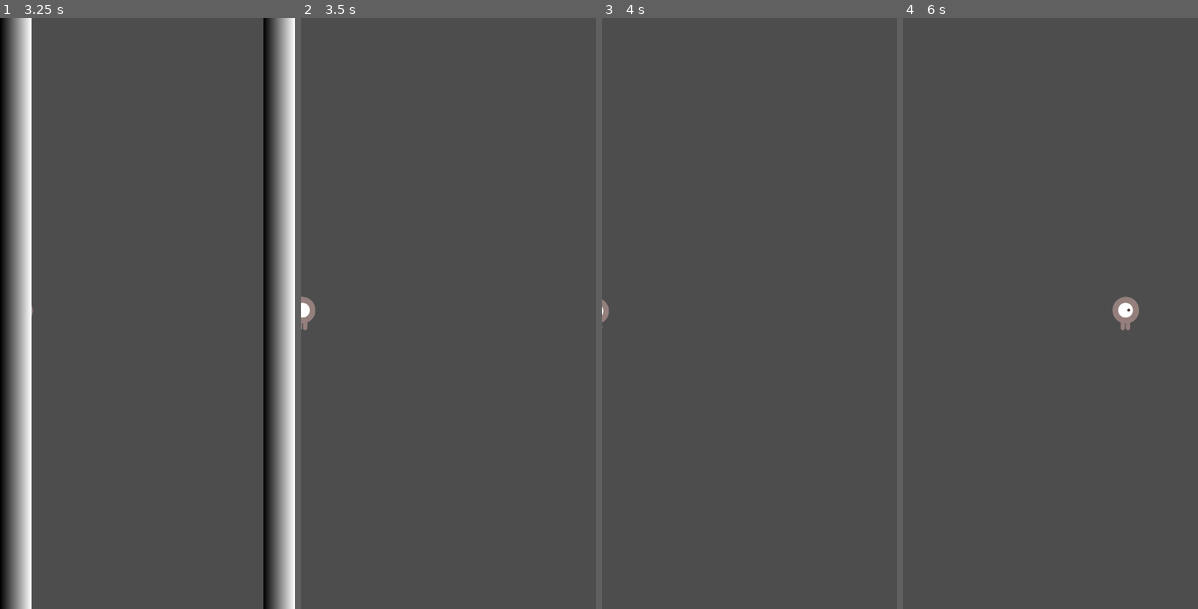
Above: before the commit, frames 1-4 (left to right).
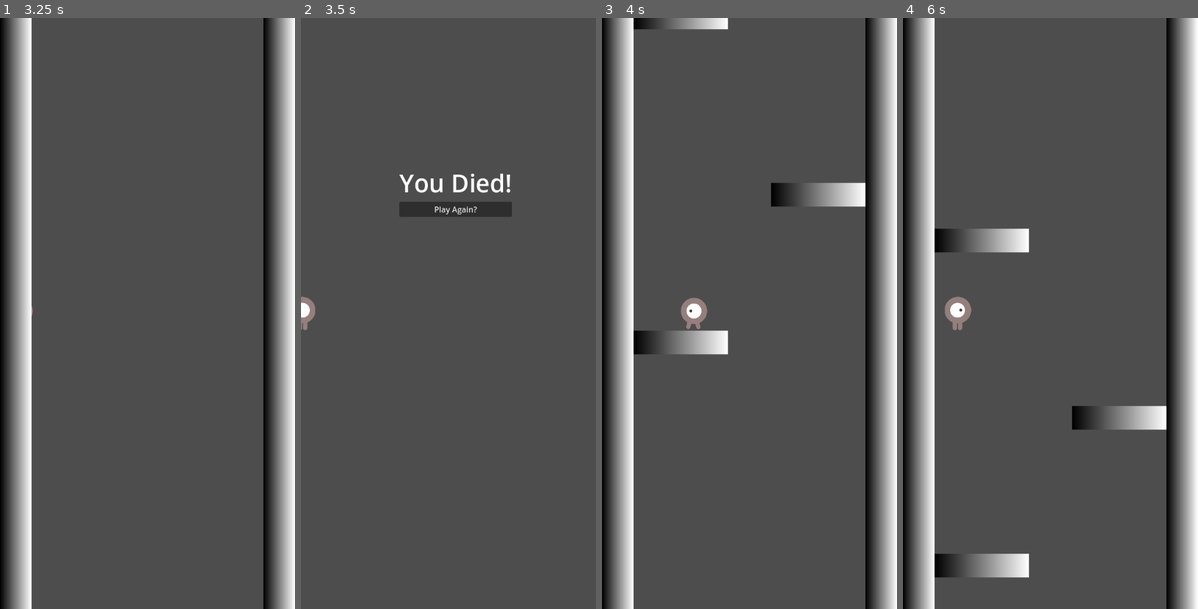
Above: after the commit, the same moments.

Repository: davis118/Final-Toy
Game: Godot game, scene res://map.tscn
Two runs of this game, one before a commit and one after it. Both use one fixed random seed, a clock stepped at 60 frames per second and the inputs below.
Inputs (mouse positions are in pixels of both pictures, inside the frame that each line leads up to):
- Up to frame 1 (3.25 s): hold Right (move_right) 0.53-2.03 s; tap Up (move_up) at 0.77, 1.52, 3.02 s; tap Enter at 2 s; hold Left (move_left) 2.03-2.78 s; hold Right (move_right) from 2.78 s (still down)
- Up to frame 2 (3.5 s): keep holding Right (move_right)
- Up to frame 3 (4 s): release Right (move_right) at 3.5 s; click (755, 207) at 3.5 s, where only the run after the commit has a clickable "Play Again?"
- Up to frame 4 (6 s): hold Right (move_right) 4.28-5.03 s; tap Up (move_up) at 4.52, 5.27 s; hold Left (move_left) 5.03-5.78 s; hold Right (move_right) from 5.78 s (still down)

Frame 1 is identical in both runs. In frame 2, 1.4% of the frame differs, in the area x 33-72%, y 26-34%; in frame 3, 20%; in frame 4, 21%, in the area x 0-100%, y 0-100%.

Commit message:
death screen
yep

Diff:
--- /dev/null
+++ b/First Toy/game.gd
@@ -0,0 +1,26 @@
+extends Node2D
+
+
+# Called when the node enters the scene tree for the first time.
+func _ready():
+	pass # Replace with function body.
+
+
+# Called every frame. 'delta' is the elapsed time since the previous frame.
+func _process(delta):
+	pass
+
+
+func _on_button_pressed():
+	$CharacterBody2D.reset()
+	for i in $walls.get_children():
+		i.reset()
+	for i in $platforms.get_children():
+		i.reset()
+	get_tree().get_first_node_in_group	("gameover").visible = false
+
+	pass # Replace with function body.
+
+func death():
+	print("hello")
+	get_tree().get_first_node_in_group("gameover").visible = true
--- a/First Toy/map.tscn
+++ b/First Toy/map.tscn
@@ -1,5 +1,6 @@
-[gd_scene load_steps=5 format=3 uid="uid://ca815odk1hm7l"]
+[gd_scene load_steps=6 format=3 uid="uid://ca815odk1hm7l"]
 
+[ext_resource type="Script" path="res://game.gd" id="1_xb43t"]
 [ext_resource type="PackedScene" uid="uid://bqsaylu8ei41c" path="res://platform.tscn" id="2_5xrao"]
 [ext_resource type="PackedScene" uid="uid://bxyio300bpfif" path="res://player.tscn" id="2_kxxhw"]
 [ext_resource type="AudioStream" uid="uid://52u3k62lfxmd" path="res://Assets/dodge_the_creeps_2d_assets/art/mixkit-fairy-arcade-sparkle-866.wav" id="3_h2xkk"]
@@ -7,47 +8,83 @@
 
 [node name="Node2D" type="Node2D"]
 
-[node name="platform" parent="." instance=ExtResource("2_5xrao")]
-position = Vector2(64, 840)
+[node name="game" type="Node2D" parent="." groups=["game"]]
+script = ExtResource("1_xb43t")
 
-[node name="platform2" parent="." instance=ExtResource("2_5xrao")]
-position = Vector2(344, 540)
-
-[node name="platform3" parent="." instance=ExtResource("2_5xrao")]
-position = Vector2(64, 180)
-
-[node name="CharacterBody2D" parent="." groups=["player"] instance=ExtResource("2_kxxhw")]
+[node name="CharacterBody2D" parent="game" groups=["player"] instance=ExtResource("2_kxxhw")]
 position = Vector2(200, 500)
 
-[node name="Camera2D" type="Camera2D" parent="CharacterBody2D"]
+[node name="Camera2D" type="Camera2D" parent="game/CharacterBody2D"]
 limit_left = 0
 limit_right = 600
 
-[node name="gui" type="Control" parent="CharacterBody2D"]
+[node name="gui" type="Control" parent="game/CharacterBody2D"]
 layout_mode = 3
 anchors_preset = 0
 offset_top = -100.0
 offset_right = 40.0
 offset_bottom = -60.0
 
-[node name="score" type="Control" parent="CharacterBody2D/gui"]
+[node name="score" type="Control" parent="game/CharacterBody2D/gui"]
 anchors_preset = 0
 offset_right = 40.0
 offset_bottom = 40.0
 
-[node name="Label" type="Label" parent="CharacterBody2D/gui/score"]
+[node name="Label" type="Label" parent="game/CharacterBody2D/gui/score"]
 texture_filter = 1
 layout_mode = 0
 offset_right = 105.0
 offset_bottom = 46.0
 theme_override_font_sizes/font_size = 36
 
-[node name="AudioStreamPlayer2D" type="AudioStreamPlayer2D" parent="CharacterBody2D"]
+[node name="AudioStreamPlayer2D" type="AudioStreamPlayer2D" parent="game/CharacterBody2D"]
 stream = ExtResource("3_h2xkk")
 
-[node name="walls" type="Node2D" parent="."]
+[node name="walls" type="Node2D" parent="game"]
 
-[node name="left" parent="walls" instance=ExtResource("3_ypuqv")]
+[node name="left" parent="game/walls" instance=ExtResource("3_ypuqv")]
 
-[node name="right" parent="walls" instance=ExtResource("3_ypuqv")]
+[node name="right" parent="game/walls" instance=ExtResource("3_ypuqv")]
 position = Vector2(536, 2.08165e-12)
+
+[node name="platforms" type="Node2D" parent="game"]
+
+[node name="platform" parent="game/platforms" instance=ExtResource("2_5xrao")]
+position = Vector2(64, 840)
+
+[node name="platform2" parent="game/platforms" instance=ExtResource("2_5xrao")]
+position = Vector2(344, 540)
+
+[node name="platform3" parent="game/platforms" instance=ExtResource("2_5xrao")]
+position = Vector2(64, 180)
+
+[node name="CanvasLayer" type="CanvasLayer" parent="."]
+
+[node name="gameover" type="Control" parent="CanvasLayer" groups=["gameover"]]
+visible = false
+layout_mode = 3
+anchors_preset = 0
+offset_left = 200.0
+offset_top = 300.0
+offset_right = 240.0
+offset_bottom = 340.0
+
+[node name="CenterContainer" type="CenterContainer" parent="CanvasLayer/gameover"]
+layout_mode = 0
+offset_right = 40.0
+offset_bottom = 40.0
+
+[node name="VBoxContainer" type="VBoxContainer" parent="CanvasLayer/gameover/CenterContainer"]
+layout_mode = 2
+
+[node name="Label" type="Label" parent="CanvasLayer/gameover/CenterContainer/VBoxContainer"]
+layout_mode = 2
+theme_override_font_sizes/font_size = 50
+text = "You Died!
+"
+
+[node name="Button" type="Button" parent="CanvasLayer/gameover/CenterContainer/VBoxContainer"]
+layout_mode = 2
+text = "Play Again?"
+
+[connection signal="pressed" from="CanvasLayer/gameover/CenterContainer/VBoxContainer/Button" to="game" method="_on_button_pressed"]
--- a/First Toy/platform.gd
+++ b/First Toy/platform.gd
@@ -7,6 +7,7 @@
 @onready var screen_width = get_viewport().get_visible_rect().size.y
 @onready var screen_height = get_viewport().get_visible_rect().size.y
 @onready var player = get_tree().get_first_node_in_group("player")
+@onready var original = position
 
 # Called when the node enters the scene tree for the first time.
 func _ready():
@@ -25,4 +26,9 @@
 		player.increment_score()
 
 	if get_screen_transform().get_origin().y<-screen_height:
-		queue_free()
+		visible = false
+
+func reset():
+	position = original
+	scale = Vector2(1,1)
+	visible = true
--- a/First Toy/player.gd
+++ b/First Toy/player.gd
@@ -5,6 +5,7 @@
 const JUMP_VELOCITY = -800.0
 
 @onready var screen_width = get_viewport().get_visible_rect().size.x
+@onready var original = position
 
 # Get the gravity from the project settings to be synced with RigidBody nodes.
 var gravity = ProjectSettings.get_setting("physics/2d/default_gravity")
@@ -54,3 +55,8 @@
 	counter += 1
 	$"gui/score/Label".text = str(counter)
 	$AudioStreamPlayer2D.play()
+
+func reset():
+	position = original
+	counter = 0
+	$"gui/score/Label".text = ""
--- a/First Toy/project.godot
+++ b/First Toy/project.godot
@@ -19,6 +19,10 @@
 
 window/size/viewport_width=600
 window/size/viewport_height=1200
+
+[editor_plugins]
+
+enabled=PackedStringArray("res://addons/coi_serviceworker/plugin.cfg")
 
 [input]
 
@@ -45,4 +49,4 @@
 
 [rendering]
 
-renderer/rendering_method="mobile"
+renderer/rendering_method="gl_compatibility"
--- a/First Toy/wall.gd
+++ b/First Toy/wall.gd
@@ -2,6 +2,7 @@
 
 @onready var screen_height = get_viewport().get_visible_rect().size.y
 @onready var screen_width = get_viewport().get_visible_rect().size.x
+@onready var original = position
 
 # Called when the node enters the scene tree for the first time.
 func _ready():
@@ -14,4 +15,9 @@
 		global_position += Vector2(0,-1200)
 
 	if get_screen_transform().get_origin().y<-screen_height:
-		queue_free()
+		visible = false
+		get_tree().get_first_node_in_group("game").death()
+
+func reset():
+	position = original
+	visible = true
Not shown, added: First Toy/addons/coi_serviceworker/coi_export_plugin.gd
Not shown, added: First Toy/addons/coi_serviceworker/coi_plugin.gd
Not shown, added: First Toy/addons/coi_serviceworker/plugin.cfg
Not shown, added: First Toy/build/First Toy.apple-touch-icon.png.import
Not shown, added: First Toy/build/First Toy.icon.png.import
Not shown, added: First Toy/build/First Toy.png.import
Not shown, added: First Toy/export_presets.cfg
Not shown, added: .DS_Store
Not shown, added: First Toy/addons/coi_serviceworker/coi-serviceworker.min.js
Not shown, added: First Toy/build/First Toy.apple-touch-icon.png
Not shown, added: First Toy/build/First Toy.audio.worklet.js
Not shown, added: First Toy/build/First Toy.html
(and 6 more such lines)
